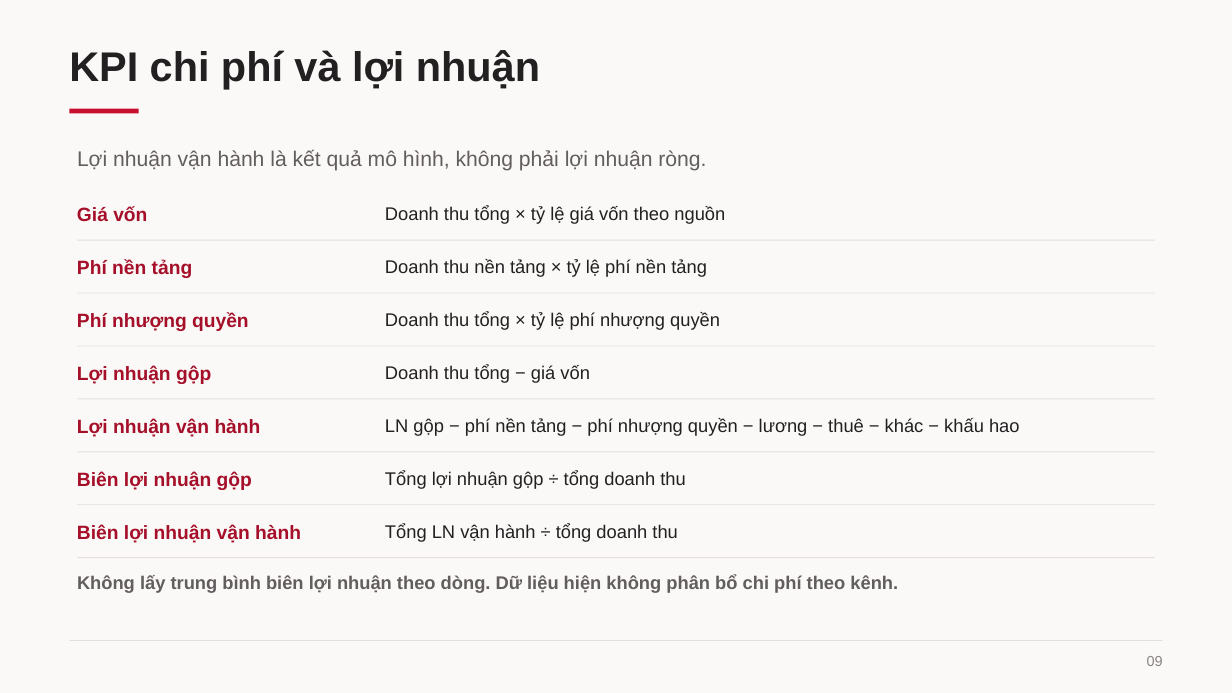
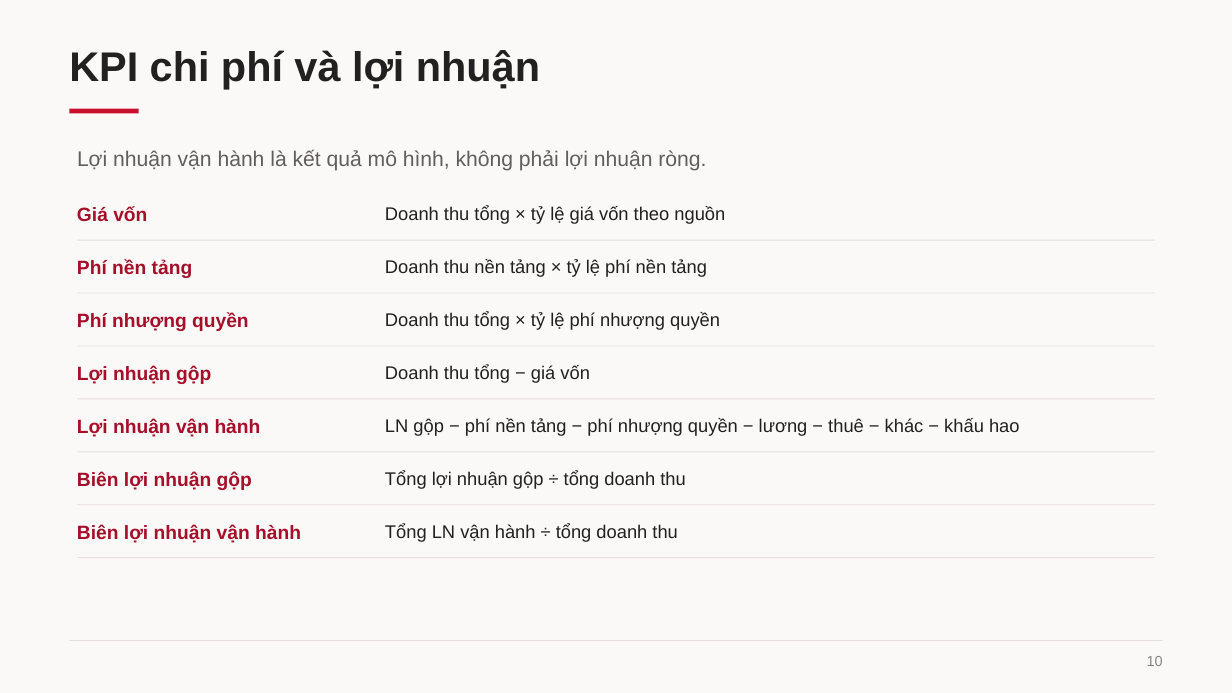
Before and after one commit to haonuongbo/Phan-tich-du-lieu-trong-moi-truong-doanh-nghiep, a slide deck: slide 10 of BaoCao/Nhóm4.pptx (slide 9 before the commit). Drawn at 1232x693 pixels with LibreOffice and Linux fonts; fonts in the diff are those of the drawing. Boxes give left, top, right and bottom in pixels: in the first picture for what was removed or moved away, otherwise in the second. Text is boxed around its words. In the diff, an @@ line names an element or a change of style, - is before the commit and + after.

```diff
--- a/BaoCao/Nhóm4.pptx
+++ b/BaoCao/Nhóm4.pptx
@@ text removed at <box>77,575,898,593</box> @@
-Không lấy trung bình biên lợi nhuận theo dòng. Dữ liệu hiện không phân bổ chi phí theo kênh.
@@ text at <box>1147,656,1163,666</box>: text changed @@
-09
+10
```
Also in this commit, not shown: 8 other slides changed, 1 slide added.
